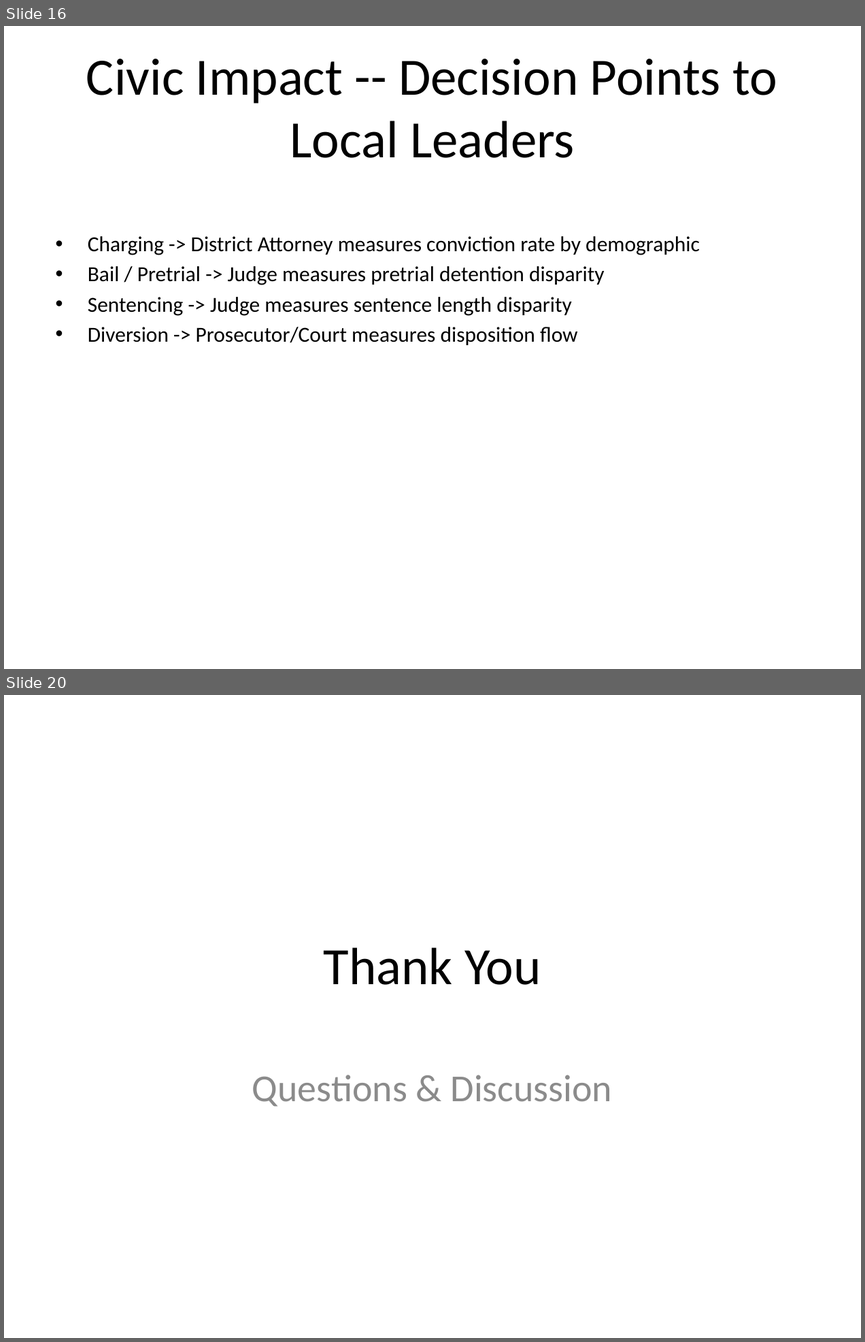
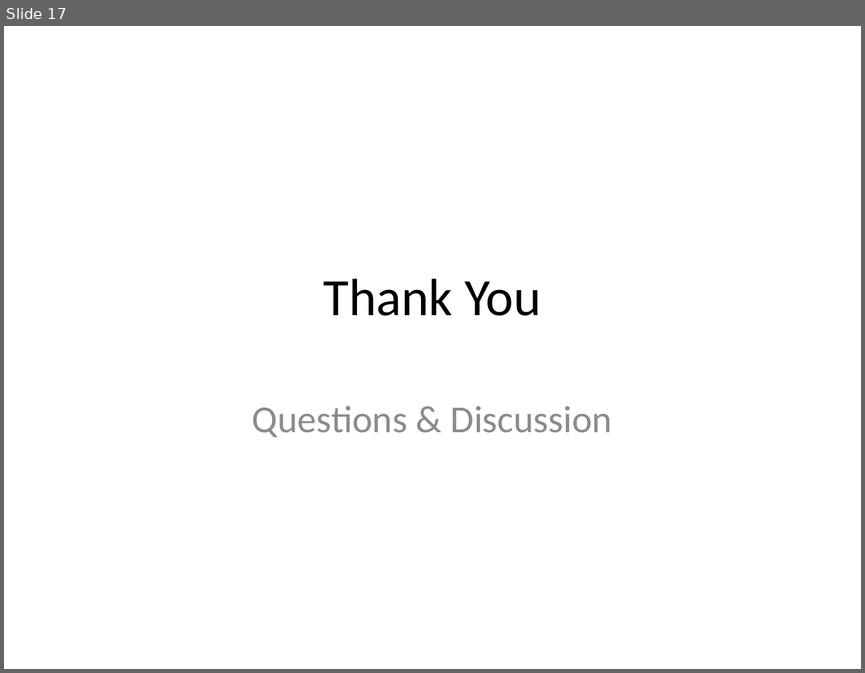
Before and after one commit to elijah/akashic-civics, a slide deck: presentation/akashic_civics_presentation.pptx. Shown one above the other, each under a label of ours: slides 16 and 20 before the commit, slide 17 after it; the slides between them are not shown. The pictures are 865x1342 and 865x673 pixels, drawn with LibreOffice and Linux fonts; fonts in the diff are those of the drawing. Boxes give left, top, right and bottom in pixels: in the first picture for what was removed or moved away, otherwise in the second. Text is boxed around its words. In the diff, an @@ line names an element or a change of style, - is before the commit and + after.

Commit message:
Revise presentation: restructure narrative around civic democracy arc (measurement -> accountability -> reform)

```diff
--- a/presentation/akashic_civics_presentation.pptx
+++ b/presentation/akashic_civics_presentation.pptx
@@ slide 16 removed at box(4, 26, 861, 669), background #FFFFFF @@
@@ title removed at box(86, 59, 777, 158) @@
-Civic Impact -- Decision Points to Local Leaders
@@ text removed at box(88, 236, 700, 345) @@
-• Charging -> District Attorney measures conviction rate by demographic
-• Bail / Pretrial -> Judge measures pretrial detention disparity
-• Sentencing -> Judge measures sentence length disparity
-• Diversion -> Prosecutor/Court measures disposition flow
@@ what was slide 20 is now slide 17 @@
```
Also in this commit, not shown: 12 slides changed, 5 slides added, 7 other slides removed, 2 other files.
